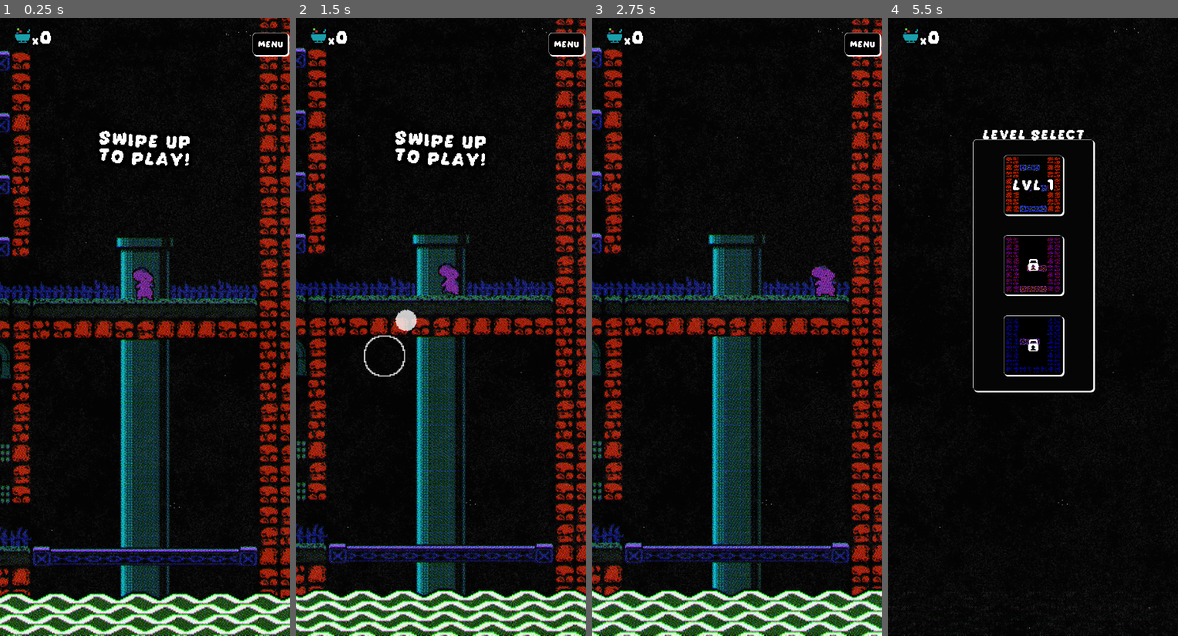
Above: before the commit, frames 1-4 (left to right).
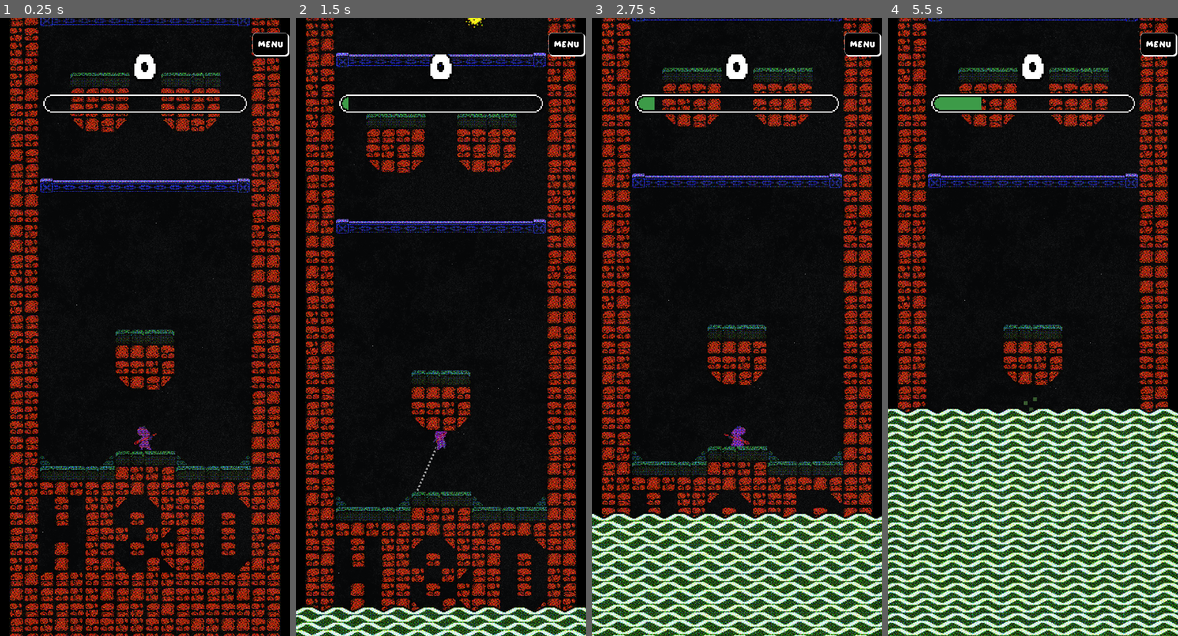
Above: after the commit, the same moments.

Repository: Ogelnac/high_and_dry
Game: Godot game, scene res://arcade_main.tscn
The game is run twice, just before and just after one commit, with the same random seed, the same clock (stepped at 60 frames per second) and the same inputs. Before the commit the project starts from res://main.tscn.
Inputs (mouse positions are in pixels of both pictures, inside the frame that each line leads up to):
- Up to frame 1 (0.25 s): no input
- Up to frame 2 (1.5 s): move the mouse to (504, 296) at 0.52 s; click (504, 296) at 0.67 s; drag from (383, 357) to (441, 234) at 1.27 s
- Up to frame 3 (2.75 s): move the mouse to (766, 191) at 2.02 s; click (766, 191) at 2.17 s
- Up to frame 4 (5.5 s): drag from (1018, 450) to (946, 234) at 2.77 s; move the mouse to (1120, 419) at 3.52 s; click (1120, 419) at 3.67 s; drag from (946, 234) to (989, 172) at 4.27 s; move the mouse to (1047, 327) at 5.02 s; click (1047, 327) at 5.17 s

The runs differ from the first frame. In frame 1, 45% of the frame differs, in the area x 0-100%, y 0-100%; in frame 2, 44%; in frame 3, 49%; in frame 4, 52%.
Error before the commit: Attempt to call function 'get_var' in base 'null instance' on a null instance. (res://scripts/game_manager.gd:41)

Commit message:
Added Kinky Thread
- Fixed resource counter interaction

Diff:
--- a/arcade_main.tscn
+++ b/arcade_main.tscn
@@ -1,6 +1,7 @@
-[gd_scene load_steps=8 format=4 uid="uid://dxc74hnt0exva"]
+[gd_scene load_steps=9 format=4 uid="uid://dxc74hnt0exva"]
 
 [ext_resource type="Script" path="res://scripts/main.gd" id="1_h4xiv"]
+[ext_resource type="PackedScene" uid="uid://cg116xv2085gb" path="res://canvas_layer.tscn" id="2_t5ymh"]
 [ext_resource type="PackedScene" uid="uid://busmpycjb5vsd" path="res://player/arcade_player.tscn" id="3_0nopa"]
 [ext_resource type="Shader" path="res://shaders/cmyk_halftone.gdshader" id="5_7umgu"]
 [ext_resource type="Script" path="res://environment/rising_death.gd" id="6_n0gy2"]
@@ -17,8 +18,9 @@
 
 [node name="Main" type="Node2D"]
 script = ExtResource("1_h4xiv")
-stink_multiplier = null
 metadata/_edit_horizontal_guides_ = [-399.0]
+
+[node name="CanvasLayer" parent="." instance=ExtResource("2_t5ymh")]
 
 [node name="Camera2D" type="Camera2D" parent="."]
 position = Vector2(0, -177)
--- a/canvas_layer.tscn
+++ b/canvas_layer.tscn
@@ -71,6 +71,41 @@
 [node name="Pipe" type="AudioStreamPlayer" parent="UI"]
 stream = ExtResource("4_erl81")
 
+[node name="HubCounter" type="HBoxContainer" parent="UI"]
+z_index = -1
+layout_mode = 1
+anchors_preset = 10
+anchor_right = 1.0
+offset_left = 30.0
+offset_top = 40.0
+offset_right = -116.0
+offset_bottom = 140.0
+grow_horizontal = 2
+
+[node name="ResourceCounter" type="RichTextLabel" parent="UI/HubCounter"]
+z_index = 1
+layout_mode = 2
+theme_override_colors/font_outline_color = Color(0, 0, 0, 1)
+theme_override_constants/outline_size = 16
+theme_override_font_sizes/normal_font_size = 32
+bbcode_enabled = true
+fit_content = true
+scroll_active = false
+autowrap_mode = 0
+meta_underlined = false
+
+[node name="SilkSandCounter" type="RichTextLabel" parent="UI/HubCounter"]
+z_index = 1
+layout_mode = 2
+theme_override_colors/font_outline_color = Color(0, 0, 0, 1)
+theme_override_constants/outline_size = 16
+theme_override_font_sizes/normal_font_size = 32
+bbcode_enabled = true
+fit_content = true
+scroll_active = false
+autowrap_mode = 0
+meta_underlined = false
+
 [node name="Menu" type="Button" parent="UI"]
 material = SubResource("ShaderMaterial_lptq8")
 layout_mode = 1
@@ -217,6 +252,7 @@
 virtual_keyboard_type = 2
 
 [node name="RichTextLabel" type="RichTextLabel" parent="UI"]
+visible = false
 z_index = -1
 layout_mode = 1
 anchors_preset = 14
@@ -237,22 +273,6 @@
 bbcode_enabled = true
 text = "[center][wave amp=25 freq=5]Swipe up
 to Play![/wave][/center]"
-
-[node name="HubCounter" type="RichTextLabel" parent="UI"]
-z_index = 1
-layout_mode = 1
-anchors_preset = 10
-anchor_right = 1.0
-offset_left = 33.0
-offset_right = -33.0
-offset_bottom = 100.0
-grow_horizontal = 2
-theme_override_colors/font_outline_color = Color(0, 0, 0, 1)
-theme_override_constants/outline_size = 16
-theme_override_font_sizes/normal_font_size = 32
-bbcode_enabled = true
-fit_content = true
-meta_underlined = false
 
 [node name="SceneManager" type="Panel" parent="UI"]
 visible = false
@@ -500,6 +520,7 @@
 offset_bottom = 13.0
 color = Color(0.239216, 0.607843, 0.282353, 1)
 
+[connection signal="gui_input" from="UI/HubCounter/ResourceCounter" to="UI" method="_on_resource_counter_gui_input"]
 [connection signal="button_up" from="UI/Menu" to="UI" method="_on_menu_button_up"]
 [connection signal="toggled" from="UI/MenuPanel/MuteMusic" to="UI" method="_on_check_box_toggled"]
 [connection signal="value_changed" from="UI/MenuPanel/HSlider" to="UI" method="_on_h_slider_value_changed"]
@@ -507,5 +528,4 @@
 [connection signal="button_up" from="UI/DebugPanel/FadeToBlack" to="UI" method="_on_fade_to_black_button_up"]
 [connection signal="button_down" from="UI/DebugPanel/SpawnResources" to="UI" method="_on_spawn_resources_button_down"]
 [connection signal="button_down" from="UI/DebugPanel/ClearResources" to="UI" method="_on_clear_resources_button_down"]
-[connection signal="gui_input" from="UI/HubCounter" to="UI" method="_on_hub_counter_gui_input"]
 [connection signal="button_up" from="UI/SceneManager/Level1" to="UI/SceneManager" method="_on_level_1_button_up"]
--- a/collectables/collectable.tscn
+++ b/collectables/collectable.tscn
@@ -7,7 +7,6 @@
 [ext_resource type="Texture2D" uid="uid://bdfnifowl2amv" path="res://textures/Ingredients.png" id="4_qv4on"]
 
 [sub_resource type="CircleShape2D" id="CircleShape2D_qx60i"]
-radius = 8.0
 
 [sub_resource type="ShaderMaterial" id="ShaderMaterial_2626j"]
 shader = ExtResource("2_xnjlc")
@@ -26,7 +25,7 @@
 
 [node name="Sprite2D" type="Sprite2D" parent="."]
 material = SubResource("ShaderMaterial_2626j")
-scale = Vector2(1.25, 1.25)
+scale = Vector2(1.5, 1.5)
 texture = ExtResource("4_qv4on")
 hframes = 8
 vframes = 2
--- /dev/null
+++ b/hub_main.gd
@@ -0,0 +1,5 @@
+extends Node2D
+
+func _ready() -> void:
+	GameManager.get_ui_reference()
+	GameManager.hub_UI()
--- a/main.tscn
+++ b/main.tscn
@@ -1,5 +1,6 @@
-[gd_scene load_steps=43 format=4 uid="uid://cjyisk7r6qf4c"]
-
+[gd_scene load_steps=44 format=4 uid="uid://cjyisk7r6qf4c"]
+
+[ext_resource type="Script" path="res://hub_main.gd" id="1_6o7rn"]
 [ext_resource type="PackedScene" uid="uid://bhv16y778i1e2" path="res://player.tscn" id="1_fvgh8"]
 [ext_resource type="PackedScene" uid="uid://cpphloewhd56b" path="res://counter.tscn" id="3_1j66b"]
 [ext_resource type="Texture2D" uid="uid://d0jlqa0xi17rs" path="res://textures/Frabric16.png" id="3_jpcof"]
@@ -411,6 +412,9 @@
 shader_parameter/use_underlay = false
 
 [node name="Main" type="Node2D"]
+script = ExtResource("1_6o7rn")
+
+[node name="CanvasLayer" parent="." instance=ExtResource("26_j17sk")]
 
 [node name="ResourceManager" type="Node2D" parent="."]
 z_index = -20
@@ -661,8 +665,6 @@
 offset_right = 325.0
 offset_bottom = 247.0
 
-[node name="CanvasLayer" parent="." instance=ExtResource("26_j17sk")]
-
 [node name="Important" type="Sprite2D" parent="."]
 visible = false
 material = SubResource("ShaderMaterial_m628m")
--- a/player/arcade_player.tscn
+++ b/player/arcade_player.tscn
@@ -8,7 +8,8 @@
 [sub_resource type="ShaderMaterial" id="ShaderMaterial_0rtdd"]
 shader = ExtResource("3_ht8wu")
 shader_parameter/black_dot_transition = 0.5
-shader_parameter/edge_softness = 1.0
+shader_parameter/use_black_alpha = true
+shader_parameter/use_underlay = true
 
 [sub_resource type="CircleShape2D" id="CircleShape2D_sb2v7"]
 radius = 6.0
--- a/player/needle/needle.gd
+++ b/player/needle/needle.gd
@@ -10,9 +10,16 @@
 var recalled = false
 var collected = false
 
+# Wobble thread configuration
+const THREAD_RESOLUTION := 10
+var wave_amplitude := 10.0
+var wave_speed := 5.0
+var wave_time := 0.0
+
 func _ready() -> void:
 	thread_target = get_parent()
-	thread.points = [thread.to_local(global_position), thread.to_local(thread_target.global_position)]
+	thread.width = 1.0
+	thread.points.resize(THREAD_RESOLUTION)
 	thread_target.recall_needles.connect(_on_recall_needles)
 
 func _physics_process(delta: float) -> void:
@@ -26,7 +33,6 @@
 			if velocity.length() > 0.1:
 				rotation = velocity.angle()
 			move_and_slide()
-			#velocity += get_gravity() * 0.1 * delta
 
 			if (is_on_floor() or is_on_wall() or is_on_ceiling()):
 				if is_tile_pierceable():
@@ -36,21 +42,43 @@
 				else:
 					recalled = true
 
+	# Update the thread
+	update_thread(delta)
+
+func update_thread(delta: float) -> void:
+	wave_time += delta
+
 	var needle_eye = global_position - Vector2.from_angle(rotation) * 28.0
-	thread.points[0] = thread.to_local(needle_eye)
-	thread.points[1] = thread.to_local(thread_target.global_position)
+	var start = thread.to_local(needle_eye)
+	var end = thread.to_local(thread_target.global_position)
+
+	var new_points: Array[Vector2] = []
+
+	for i in THREAD_RESOLUTION:
+		var t = float(i) / (THREAD_RESOLUTION - 1)
+		var base_pos = start.lerp(end, t)
+
+		if stuck or recalled:
+			new_points.append(base_pos)
+		else:
+			var dir = (end - start).normalized()
+			var normal = dir.orthogonal()
+			var fade = sin(t * PI)
+			var offset = sin(wave_time * wave_speed + t * PI * 2.0) * wave_amplitude * fade
+			new_points.append(base_pos + normal * offset)
+
+	thread.points = new_points
 
 func is_tile_pierceable() -> bool:
-	var tilemap: TileMapLayer = get_last_slide_collision().get_collider()
-	var rid: RID = get_last_slide_collision().get_collider_rid()
-	if tilemap:
-		var cell: Vector2i = tilemap.get_coords_for_body_rid(rid)
-		var data: TileData = tilemap.get_cell_tile_data(cell)
-
-		if data:
-			var pierceable: bool = data.get_custom_data("pierceable")
-			return pierceable
-
+	var collision := get_last_slide_collision()
+	if collision:
+		var tilemap: TileMapLayer = collision.get_collider()
+		var rid: RID = collision.get_collider_rid()
+		if tilemap:
+			var cell: Vector2i = tilemap.get_coords_for_body_rid(rid)
+			var data: TileData = tilemap.get_cell_tile_data(cell)
+			if data:
+				return data.get_custom_data("pierceable")
 	return true
 
 func _on_recall_needles():
--- a/player/needle/needle.tscn
+++ b/player/needle/needle.tscn
@@ -1,7 +1,9 @@
-[gd_scene load_steps=5 format=3 uid="uid://bfcp62kdq7nfb"]
+[gd_scene load_steps=6 format=3 uid="uid://bfcp62kdq7nfb"]
 
 [ext_resource type="Script" path="res://player/needle/needle.gd" id="1_2m4oq"]
 [ext_resource type="Texture2D" uid="uid://x33yb3ffdix" path="res://player/needle/needle.png" id="2_7ikqs"]
+
+[sub_resource type="ShaderMaterial" id="ShaderMaterial_oc6u1"]
 
 [sub_resource type="RectangleShape2D" id="RectangleShape2D_7x3n0"]
 size = Vector2(0.5, 1.25)
@@ -17,6 +19,7 @@
 script = ExtResource("1_2m4oq")
 
 [node name="Sprite2D" type="Sprite2D" parent="."]
+material = SubResource("ShaderMaterial_oc6u1")
 position = Vector2(-15, 0)
 rotation = 1.5708
 texture = ExtResource("2_7ikqs")
@@ -27,7 +30,6 @@
 
 [node name="Thread" type="Line2D" parent="."]
 width = 1.0
-default_color = Color(0.37, 0.9895, 1, 1)
 
 [node name="PickupArea" type="Area2D" parent="."]
 collision_layer = 64
--- a/player/player_scripts/arcade_player.gd
+++ b/player/player_scripts/arcade_player.gd
@@ -1,7 +1,7 @@
 extends CharacterBody2D
 
 # WORLD
-@export var gravity: float = 98.0
+@export var gravity: float = 200.0
 @export var friction: float = 1.0
 
 # VELOCITIES
--- a/project.godot
+++ b/project.godot
@@ -11,7 +11,7 @@
 [application]
 
 config/name="high_and_dry"
-run/main_scene="res://main.tscn"
+run/main_scene="res://arcade_main.tscn"
 config/features=PackedStringArray("4.3", "Forward Plus")
 config/icon="res://textures/Thumbnail.png"
 
--- a/scripts/game_manager.gd
+++ b/scripts/game_manager.gd
@@ -13,17 +13,17 @@
 var brown_resources: int = 0
 var white_resources: int = 0
 
-var UI = preload("res://canvas_layer.tscn").instantiate()
+var silk_worms: int = 0
+var sand: int = 0
 
 @onready var stink_meter: float = 0.0
+@onready var UI: Node
 
 var path = "user://highscore.save"
 var dropdown_active: bool = false;
 
-func _ready():
-	add_child(UI)
-	load_game()
-	display_normal_counter()
+func get_ui_reference():
+	UI = get_node("/root/Main/CanvasLayer")
 
 func save():
 	var file = FileAccess.open(path,FileAccess.WRITE)
@@ -51,13 +51,12 @@
 	resources.append(collectable_type)
 
 func arcade_UI():
-	UI.find_child("SceneManager").hide()
 	UI.find_child("StinkMeter").show()
 	UI.find_child("ArcadeCounter").show()
 
 func hub_UI():
-	UI.find_child("StinkMeter").hide()
-	UI.find_child("ArcadeCounter").hide()
+	load_game()
+	display_normal_counter()
 
 func add_resources(collected: Array):
 	var resource_map := {
@@ -79,8 +78,10 @@
 
 func display_dropdown():
 	dropdown_active = true
-	UI.find_child("HubCounter").text = ("
-[img width=48 region=1,1,16,16]res://textures/Ingredients.png[/img][color=ac3232]x[font_size=60]"+str(red_resources)+"[/font_size][/color]
+	var hub_counter = UI.find_child("HubCounter")
+	var resource_counter = hub_counter.find_child("ResourceCounter")
+
+	resource_counter.text = ("[img width=48 region=1,1,16,16]res://textures/Ingredients.png[/img][color=ac3232]x[font_size=60]"+str(red_resources)+"[/font_size][/color]
 [img width=48 region=19,1,16,16]res://textures/Ingredients.png[/img][color=df7126]x[font_size=60]"+str(orange_resources)+"[/font_size][/color]
 [img width=48 region=37,1,16,16]res://textures/Ingredients.png[/img][color=fbf236]x[font_size=60]"+str(yellow_resources)+"[/font_size][/color]
 [img width=48 region=55,1,16,16]res://textures/Ingredients.png[/img][color=6abe30]x[font_size=60]"+str(green_resources)+"[/font_size][/color]
@@ -92,7 +93,13 @@
 
 func display_normal_counter():
 	dropdown_active = false
-	UI.find_child("HubCounter").text = ("
-[img width=40 region=32,1,16,16]res://textures/Sprites.png[/img][color=ffffff]x[font_size=60]"+
-str(red_resources + orange_resources + yellow_resources + green_resources + blue_resources + pink_resources + brown_resources + white_resources)+
-"[/font_size][/color]")
+	var hub_counter = UI.find_child("HubCounter")
+	var resource_counter = hub_counter.find_child("ResourceCounter")
+	var silk_sand_counter = hub_counter.find_child("SilkSandCounter")
+
+	var sum = red_resources + orange_resources + yellow_resources + green_resources + blue_resources + pink_resources + brown_resources + white_resources
+
+	resource_counter.text = ("[img width=48 region=32,0,16,16]res://textures/Sprites.png[/img][color=ffffff]x[font_size=60]"+str(sum))
+
+	silk_sand_counter.text = (" [img width=48 region=16,32,16,16]res://textures/Sprites.png[/img]x[font_size=60]"+str(silk_worms)+
+" [img width=48 region=32,32,16,16]res://textures/Sprites.png[/img]x[font_size=60]"+str(sand))
--- a/scripts/main.gd
+++ b/scripts/main.gd
@@ -16,12 +16,15 @@
 @export var stink_multiplier: float = 1.0
 
 var tiles_in_scene: Array[Object] = []
-var is_playing: bool = 0
+var is_playing: bool = false
 var current_tile: int = 1
 var prev_tile: int = 1
 
 func _ready() -> void:
 	pattern_update(0, 1)
+
+	GameManager.get_ui_reference()
+	GameManager.arcade_UI()
 	GameManager.resources = []
 	GameManager.stink_meter = 0.0
 
@@ -34,11 +37,9 @@
 		if GameManager.stink_meter <= 100.0:
 			GameManager.stink_meter += 5.0 * stink_multiplier * delta
 		else:
-			GameManager.hub_UI()
 			GameManager.player_start_position = Vector2(-192.0, -575.0)
 			GameManager.add_resources(GameManager.resources)
 			GameManager.save()
-			GameManager.update_display()
 			Engine.time_scale = 1.0
 			get_tree().change_scene_to_file("res://main.tscn")
 
@@ -66,5 +67,5 @@
 
 func _input(event: InputEvent):
 	if event is InputEventScreenTouch:
-		is_playing = 1
+		is_playing = true
 		rising_death.is_playing = 1;
--- a/scripts/player.gd
+++ b/scripts/player.gd
@@ -54,6 +54,8 @@
 @onready var ground: TileMapLayer = $"../Ground"
 @onready var sprite: Node2D = $Sprite2D
 @onready var launch_zone: Area2D = $"../LaunchZone"
+
+@onready var hub_counter: Control = $"../CanvasLayer/UI/HubCounter"
 @onready var virtual_joystick: Control = $"../CanvasLayer/UI/VirtualJoystick"
 @onready var joystick_base: TextureRect = $"../CanvasLayer/UI/VirtualJoystick/JoystickBase"
 @onready var joystick_handle: TextureRect = $"../CanvasLayer/UI/VirtualJoystick/JoystickHandle"
@@ -62,7 +64,7 @@
 	position = GameManager.player_start_position
 
 func _input(event: InputEvent) -> void:
-	if !launch_commence and event is InputEventScreenTouch or event is InputEventMouseButton:
+	if (launch_commence == false) and (event is InputEventScreenTouch or event is InputEventMouseButton):
 		if event.pressed:
 			if event.position.y < 100:
 				return
@@ -87,6 +89,7 @@
 			if swipe_length > 50 and abs(swipe_normalized.y) > 0.2:
 				if swipe_normalized.y < -0.5 and is_on_floor():
 					if inside_launch_zone:
+						hub_counter.visible = false
 						launch_commence = true
 					else:
 						var horizontal_jump_strength = max(abs(swipe_normalized.x) * max_speed, 50.0)
@@ -103,7 +106,7 @@
 				elif swipe_normalized.y > 0.5 and is_on_floor():
 					fall_through_one_way_platform()
 
-	if !launch_commence and (event is InputEventScreenDrag or event is InputEventMouseMotion) and virtual_joystick_active:
+	if launch_commence == false and (event is InputEventScreenDrag or event is InputEventMouseMotion) and virtual_joystick_active:
 		virtual_joystick_offset = virtual_joystick.get_local_mouse_position() - virtual_joystick_start
 
 		joystick_handle.position = virtual_joystick.get_local_mouse_position()
@@ -120,7 +123,7 @@
 	else:
 		velocity.x = 0
 
-	if launch_commence and !launch_end:
+	if launch_commence == true and launch_end == false:
 		virtual_joystick_active = false
 
 		var target_x = 0
@@ -181,7 +184,7 @@
 		velocity.y = 0
 		is_jumping = false
 
-	if launch_commence and !launch_end:
+	if launch_commence == true and launch_end == false:
 		virtual_joystick_active = false
 
 		var target_x = 0
--- a/scripts/scene_manager.gd
+++ b/scripts/scene_manager.gd
@@ -23,5 +23,5 @@
 	fade_out = true
 	circle_fade.show()
 	await get_tree().create_timer(3.0).timeout
+	circle_fade.material.set_shader_parameter("transition_value", 0)
 	get_tree().change_scene_to_file("res://arcade_main.tscn")
-	GameManager.arcade_UI()
--- a/scripts/ui.gd
+++ b/scripts/ui.gd
@@ -37,8 +37,8 @@
 ]
 
 func _ready():
-	player = get_tree().get_root().get_node("Main/Player")
-	if player:
+	if get_node_or_null("../../Player"):
+		player = get_tree().get_root().get_node("Main/Player")
 		player.start_game_signal.connect(_on_player_start_game_signal)
 		player.in_launch_zone.connect(_on_player_in_launch_zone)
 	initialised = true
@@ -159,7 +159,7 @@
 
 func _on_player_start_game_signal() -> void:
 	_fade_to_black()
-	rich_text_label.visible = false;
+	display_swipe_to_start = false;
 	emit_signal("music_mute_toggled", true)
 	await get_tree().create_timer(1.5).timeout
 	scene_manager.show()
@@ -167,7 +167,7 @@
 func _on_player_in_launch_zone(in_zone):
 	display_swipe_to_start = in_zone
 
-func _on_hub_counter_gui_input(event: InputEvent):
+func _on_resource_counter_gui_input(event: InputEvent) -> void:
 	if event is InputEventMouseButton and event.pressed:
 		if GameManager.dropdown_active:
 			GameManager.display_normal_counter()
Binary file changed: textures/Sprites.png
Not shown: 2 places in theme/theme_test.tres that only renumber resources
